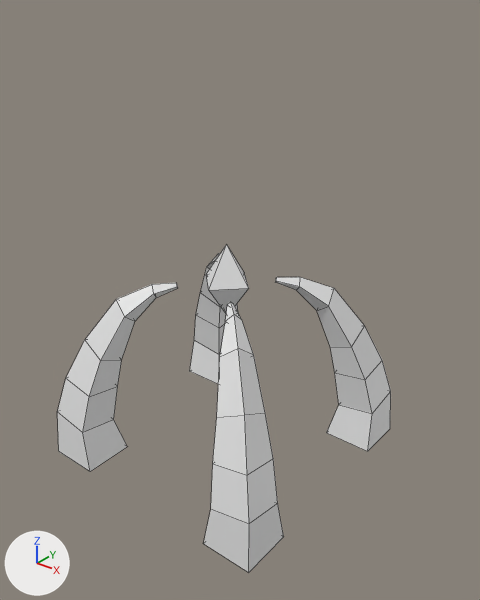
Two versions of the Blender file src/main/resources/assets/esotericraft/models/block/nexus.blend, one commit apart.
Both versions are drawn from a 50 mm camera at (9.94, -11.9, 6.97) aimed at (0.54, -0.15, -0.32). Arrows for +X, +Y and +Z are at lower left; the lights stay in place. Mesh edges are drawn as thin lines.

The older version as bpy lines, for what is in view:
```python
me_cube_001 = bpy.data.meshes.new('Cube.001')
me_cube_001.from_pydata(...)  # 28 vertices, 26 faces; spans x 1.64..6.77, y 1.73..6.77, z -1.0..9.06
me_plane_001 = bpy.data.meshes.new('Plane.001')
me_plane_001.from_pydata([(-0.5, -0.5, 0.0), (0.5, -0.5, 0.0), (-0.5, 0.5, 0.0), (0.5, 0.5, 0.0), (0.0, 0.0, 1.0), (0.0, 0.0, -1.0)], [], [(1, 0, 5), (0, 1, 4), (1, 3, 4), (2, 0, 4), (3, 2, 4), (2, 3, 5), (0, 2, 5), (3, 1, 5)])
ob_crystal = bpy.data.objects.new('Crystal', me_plane_001)
ob_crystal.location = (0.0, 0.0, 0.0)
ob_crystal.rotation_euler = (0.0, 0.0, 0.785)  # degrees (0, 0, 45)
ob_pillars = bpy.data.objects.new('Pillars', me_cube_001)
ob_pillars.location = (0.0, 0.0, -4.5)
ob_pillars.scale = (0.5, 0.5, 0.5)
_m = ob_pillars.modifiers.new('Mirror', 'MIRROR')
_m.use_axis = (True, True, False)
```
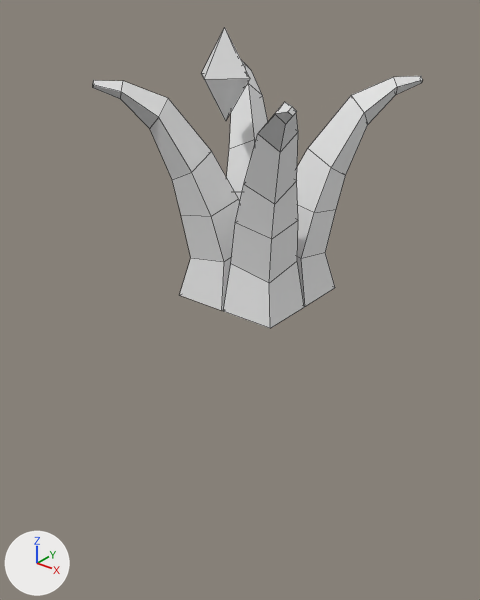
Pixel boxes (x1, y1, x2, y2) of what changed, in the pictures (480 x 600 px):
'Pillars', moved
    before: (57, 253, 391, 572)
    after: (93, 60, 423, 328)
'Crystal', moved
    before: (206, 245, 249, 313)
    after: (201, 27, 250, 121)

What changed in the scene script:
```text
Change me_cube_001:
    where me_cube_001.from_pydata(...)  # 28 vertices, 26 faces; spans x 1.64..6.77, y 1.73..6.77, z -1.0..9.06
    used by ob_pillars; location = (0.0, 0.0, -4.5); scale = (0.5, 0.5, 0.5)
    me_cube_001 part 1: the whole mesh is moved by (-6.8, -6.8, 1.0)
Change ob_crystal:
    ob_crystal.location: (0.0, 0.0, 0.0) -> (0.0, 0.0, 5.0)
Change ob_pillars:
    ob_pillars.location: (0.0, 0.0, -4.5) -> (1.0, 0.0, 0.0)
```
